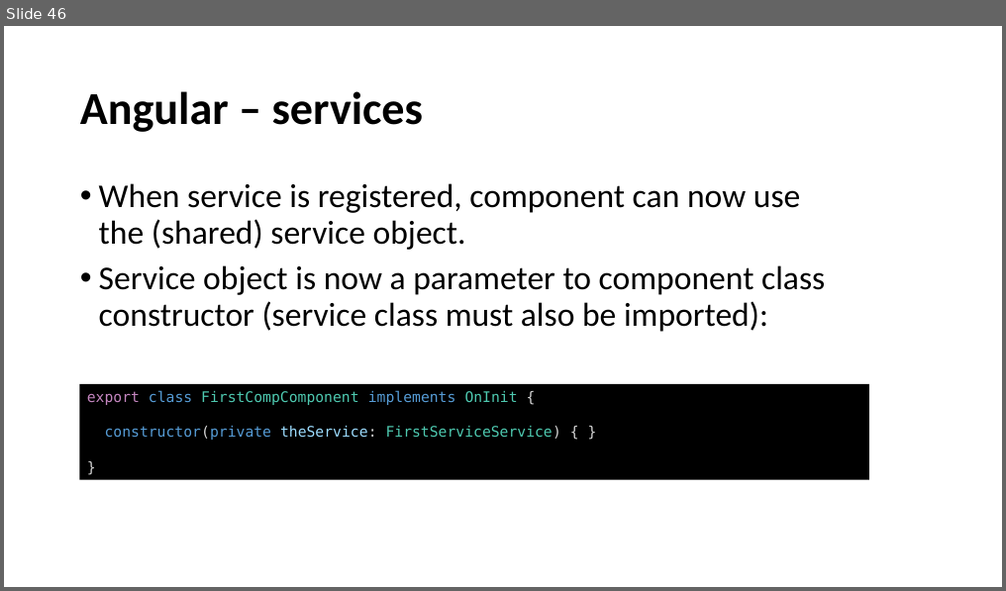
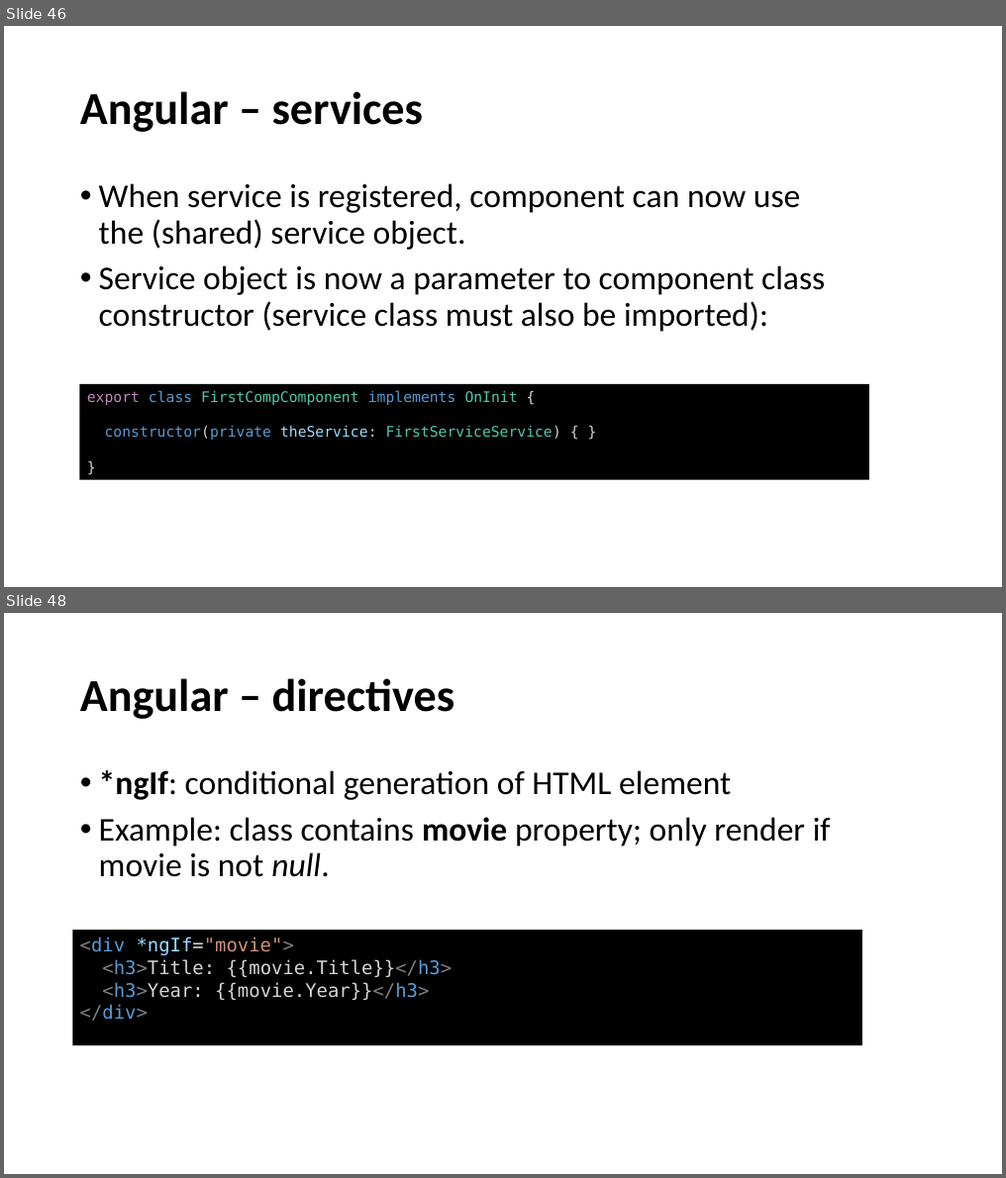
Before and after one commit to perl-easj/WebProg, a slide deck: 60_Angular/Angular.pptx. Shown one above the other, each under a label of ours: slide 46 before the commit, slides 46 and 48 after it; the slides between them are not shown. The pictures are 1006x591 and 1006x1178 pixels, drawn with LibreOffice and Linux fonts; fonts in the diff are those of the drawing. Boxes give left, top, right and bottom in pixels: in the first picture for what was removed or moved away, otherwise in the second. Text is boxed around its words. In the diff, an @@ line names an element or a change of style, - is before the commit and + after.

Commit message:
Update of Angular exercises and presentation

```diff
--- a/60_Angular/Angular.pptx
+++ b/60_Angular/Angular.pptx
@@ slide 48 added at (4,613,1002,1174), background #FFFFFF @@
@@ title added at (80,678,455,719), 44 pt, text #000000, bold @@
+Angular – directives
@@ text added at (99,770,831,877), 32 pt, text #000000 @@
+• *ngIf: conditional generation of HTML element
+• Example: class contains movie property; only render if movie is not null.
@@ rectangle added at (73,930,862,1046), fill #000000, 18 pt, text #D4D4D4 @@
+<div *ngIf="movie">
+<h3>Title: {{movie.Title}}</h3>
+<h3>Year: {{movie.Year}}</h3>
+</div>
```
Also in this commit, not shown: 1 slide changed, 24 other slides added, 1 other file.
